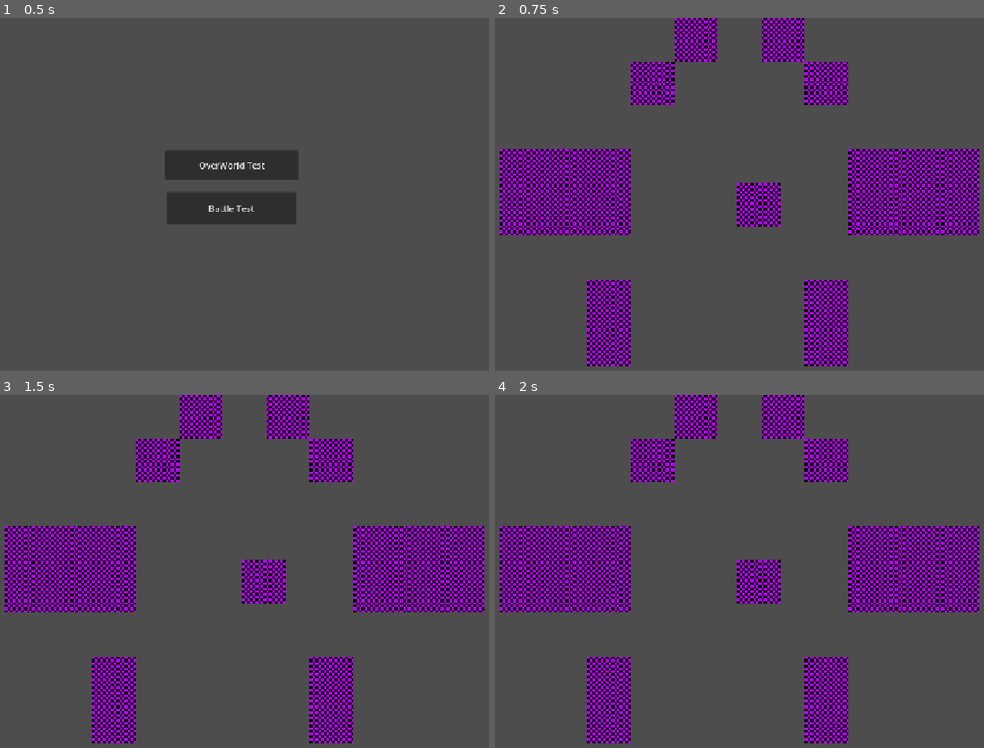
Above: before the commit, frames 1-4 (two rows, left to right).
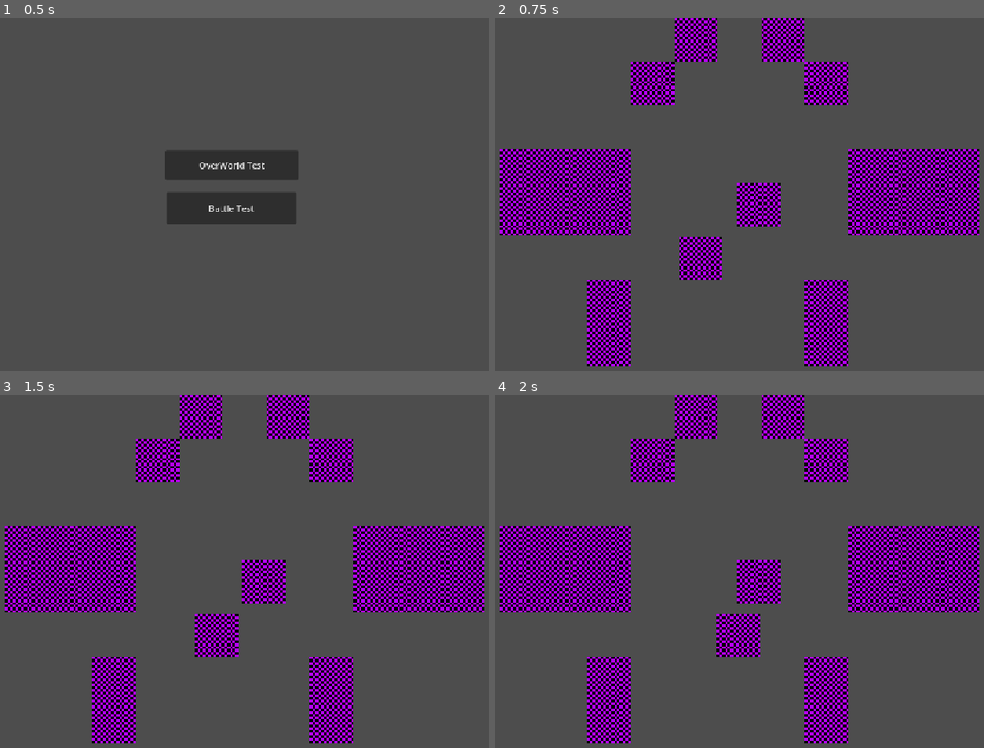
Above: after the commit, the same moments.

Repository: fffussel/RandomRPG
Game: Godot game, scene res://Scenes/Menu/mainMenu.tscn
Two runs of this game, one before a commit and one after it. Both use one fixed random seed, a clock stepped at 60 frames per second and the inputs below.
Inputs:
- Up to frame 1 (0.5 s): no input
- Up to frame 2 (0.75 s): click "OverWorld Test" at 0.5 s
- Up to frame 3 (1.5 s): tap Enter at 1.25 s; hold D (worldSceneWalkEast, bound only after the commit) from 1.28 s (still down)
- Up to frame 4 (2 s): keep holding D (worldSceneWalkEast, bound only after the commit)

Frame 1 is identical in both runs. In frame 2, 1.1% of the frame differs, in the area x 37-47%, y 62-75%; in frame 3, 1.1%, in the area x 39-49%, y 62-75%; in frame 4, 1.1%.

Commit message:
add player with WASD movement

Diff:
--- /dev/null
+++ b/Scenes/World/Player/player.tscn
@@ -0,0 +1,16 @@
+[gd_scene format=3 uid="uid://c58155vfx0uwj"]
+
+[ext_resource type="Texture2D" uid="uid://55hlrkuedl6e" path="res://AssetEX/Sprites/Test/16x16_test.png" id="1_5lcfh"]
+[ext_resource type="Script" uid="uid://m86mixxeo5ub" path="res://Scripts/World/Player/player.gd" id="1_nko6g"]
+
+[sub_resource type="RectangleShape2D" id="RectangleShape2D_njsof"]
+size = Vector2(16, 16)
+
+[node name="Player" type="CharacterBody2D" unique_id=1753926807]
+script = ExtResource("1_nko6g")
+
+[node name="16x16Test" type="Sprite2D" parent="." unique_id=1532093235]
+texture = ExtResource("1_5lcfh")
+
+[node name="CollisionShape2D" type="CollisionShape2D" parent="." unique_id=2099872]
+shape = SubResource("RectangleShape2D_njsof")
--- a/Scenes/World/world.tscn
+++ b/Scenes/World/world.tscn
@@ -1,6 +1,7 @@
 [gd_scene format=4 uid="uid://c6yqceiam3b4q"]
 
 [ext_resource type="Texture2D" uid="uid://55hlrkuedl6e" path="res://AssetEX/Sprites/Test/16x16_test.png" id="1_t1gg8"]
+[ext_resource type="PackedScene" uid="uid://c58155vfx0uwj" path="res://Scenes/World/Player/player.tscn" id="2_yp2ti"]
 
 [sub_resource type="TileSetAtlasSource" id="TileSetAtlasSource_t1gg8"]
 texture = ExtResource("1_t1gg8")
@@ -20,3 +21,7 @@
 scale = Vector2(5, 5)
 tile_map_data = PackedByteArray("AAAKAAQAAAAAAAAAAAALAAQAAAAAAAAAAAAMAAQAAAAAAAAAAAAKAAMAAAAAAAAAAAALAAMAAAAAAAAAAAAMAA …(240 unchanged characters)…
 tile_set = SubResource("TileSet_njsof")
+
+[node name="Player" parent="." unique_id=1753926807 instance=ExtResource("2_yp2ti")]
+position = Vector2(528, 441)
+scale = Vector2(5, 5)
--- /dev/null
+++ b/Scripts/World/Player/player.gd
@@ -0,0 +1,21 @@
+extends CharacterBody2D
+
+
+const SPEED = 100
+
+
+func _physics_process(delta: float) -> void:
+	var  directionWE := Input.get_axis("worldSceneWalkWest", "worldSceneWalkEast")
+	var  directionNS := Input.get_axis("worldSceneWalkNorth", "worldSceneWalkSouth")
+
+	if directionWE:
+		velocity.x = directionWE * SPEED
+	else:
+		velocity.x = 0
+
+	if directionNS:
+		velocity.y = directionNS * SPEED
+	else:
+		velocity.y = 0
+
+	move_and_slide()
--- a/project.godot
+++ b/project.godot
@@ -20,6 +20,29 @@
 window/stretch/mode="canvas_items"
 window/stretch/aspect="expand"
 
+[input]
+
+worldSceneWalkNorth={
+"deadzone": 0.2,
+"events": [Object(InputEventKey,"resource_local_to_scene":false,"resource_name":"","device":-1,"window_id":0,"alt_pressed":false,"shift_pressed":false,"ctrl_pressed":false,"meta_pressed":false,"pressed":false,"keycode":0,"physical_keycode":0,"key_label":87,"unicode":119,"location":0,"echo":false,"script":null)
+]
+}
+worldSceneWalkSouth={
+"deadzone": 0.2,
+"events": [Object(InputEventKey,"resource_local_to_scene":false,"resource_name":"","device":-1,"window_id":0,"alt_pressed":false,"shift_pressed":false,"ctrl_pressed":false,"meta_pressed":false,"pressed":false,"keycode":0,"physical_keycode":0,"key_label":83,"unicode":115,"location":0,"echo":false,"script":null)
+]
+}
+worldSceneWalkWest={
+"deadzone": 0.2,
+"events": [Object(InputEventKey,"resource_local_to_scene":false,"resource_name":"","device":-1,"window_id":0,"alt_pressed":false,"shift_pressed":false,"ctrl_pressed":false,"meta_pressed":false,"pressed":false,"keycode":0,"physical_keycode":0,"key_label":65,"unicode":97,"location":0,"echo":false,"script":null)
+]
+}
+worldSceneWalkEast={
+"deadzone": 0.2,
+"events": [Object(InputEventKey,"resource_local_to_scene":false,"resource_name":"","device":-1,"window_id":0,"alt_pressed":false,"shift_pressed":false,"ctrl_pressed":false,"meta_pressed":false,"pressed":false,"keycode":0,"physical_keycode":0,"key_label":68,"unicode":100,"location":0,"echo":false,"script":null)
+]
+}
+
 [physics]
 
 3d/physics_engine="Jolt Physics"
Not shown, added: Scripts/World/Player/player.gd.uid
